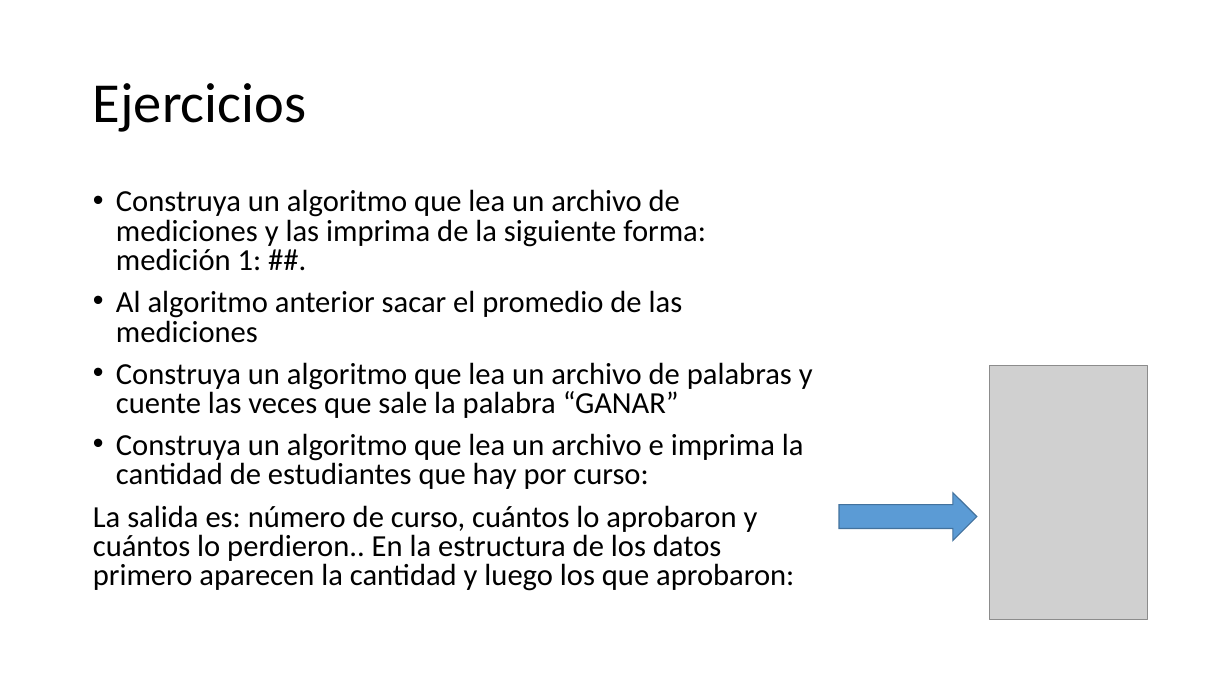
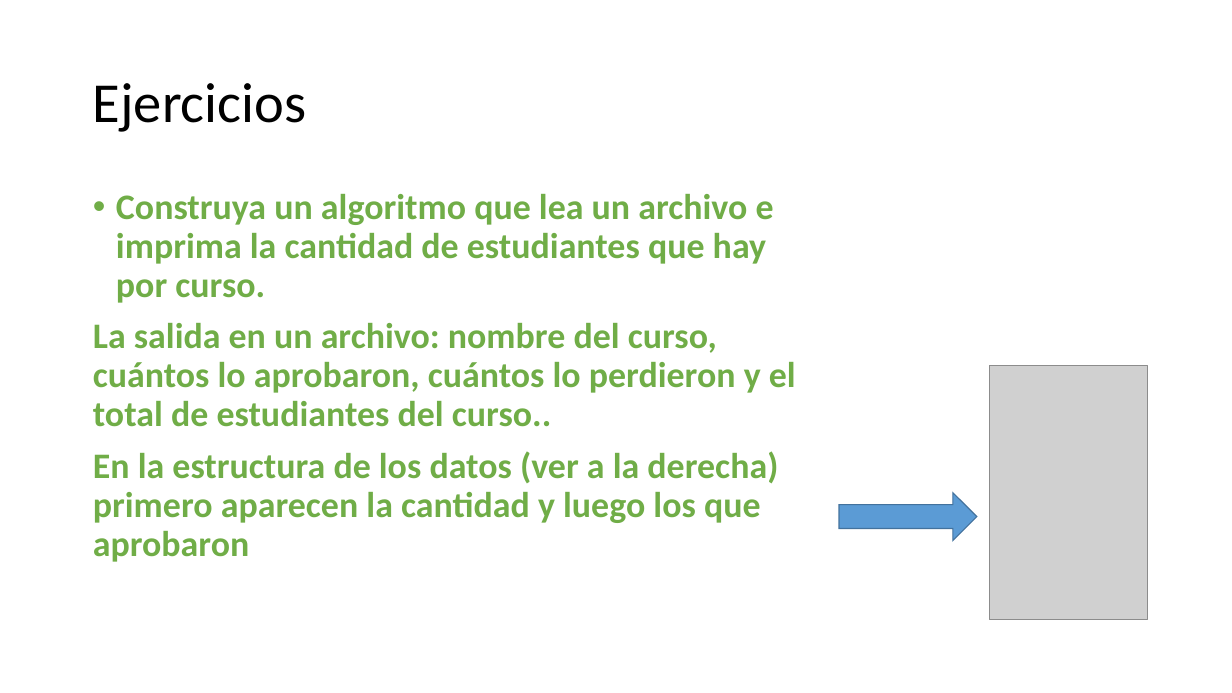
Before and after one commit to CesarLopez-Profe/Logica-de-programacion, a slide deck: slide 7 of Slides/7_Ciclos_Archivos.pptx. Drawn at 1232x693 pixels with LibreOffice and Linux fonts; fonts in the diff are those of the drawing; grey boxes stand for pictures; background and template pictures are left out. Boxes give left, top, right and bottom in pixels: in the first picture for what was removed or moved away, otherwise in the second. Text is boxed around its words. In the diff, an @@ line names an element or a change of style, - is before the commit and + after.

Commit message:
Varios archivos y clase String

```diff
--- a/Slides/7_Ciclos_Archivos.pptx
+++ b/Slides/7_Ciclos_Archivos.pptx
@@ text at (93, 194, 796, 562): text changed; size 27 to 31.7 pt; text colour #000000 to #70AD47; bold on @@
-• Construya un algoritmo que lea un archivo de mediciones y las imprima de la siguiente forma: medición 1: ##.
-• Al algoritmo anterior sacar el promedio de las mediciones
-• Construya un algoritmo que lea un archivo de palabras y cuente las veces que sale la palabra “GANAR”
-• Construya un algoritmo que lea un archivo e imprima la cantidad de estudiantes que hay por curso:
-La salida es: número de curso, cuántos lo aprobaron y cuántos lo perdieron.. En la estructura de los datos primero aparecen la cantidad y luego los que aprobaron:
+• Construya un algoritmo que lea un archivo e imprima la cantidad de estudiantes que hay por curso.
+La salida en un archivo: nombre del curso, cuántos lo aprobaron, cuántos lo perdieron y el total de estudiantes del curso..
+En la estructura de los datos (ver a la derecha) primero aparecen la cantidad y luego los que aprobaron
```
Also in this commit, not shown: 34 other files.
